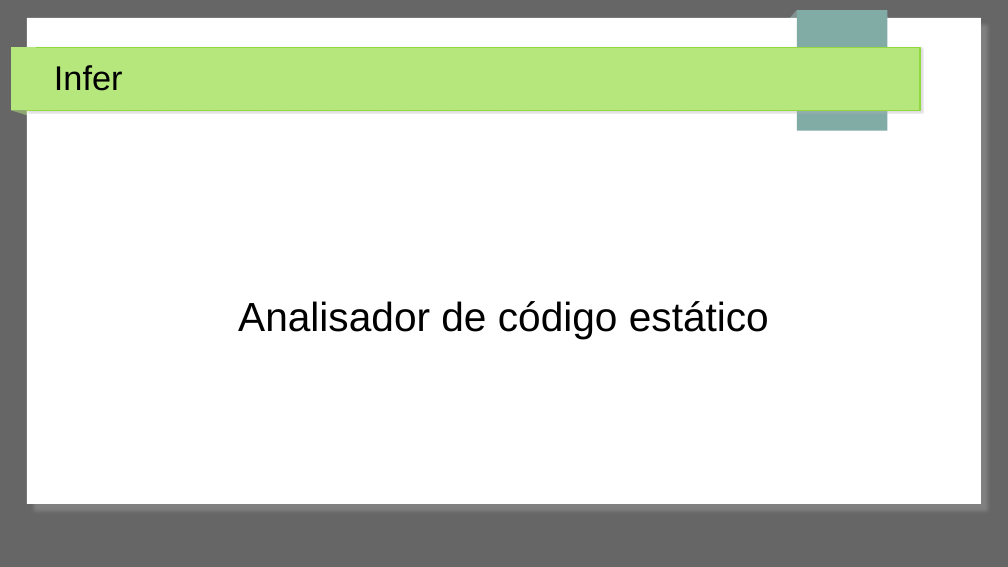
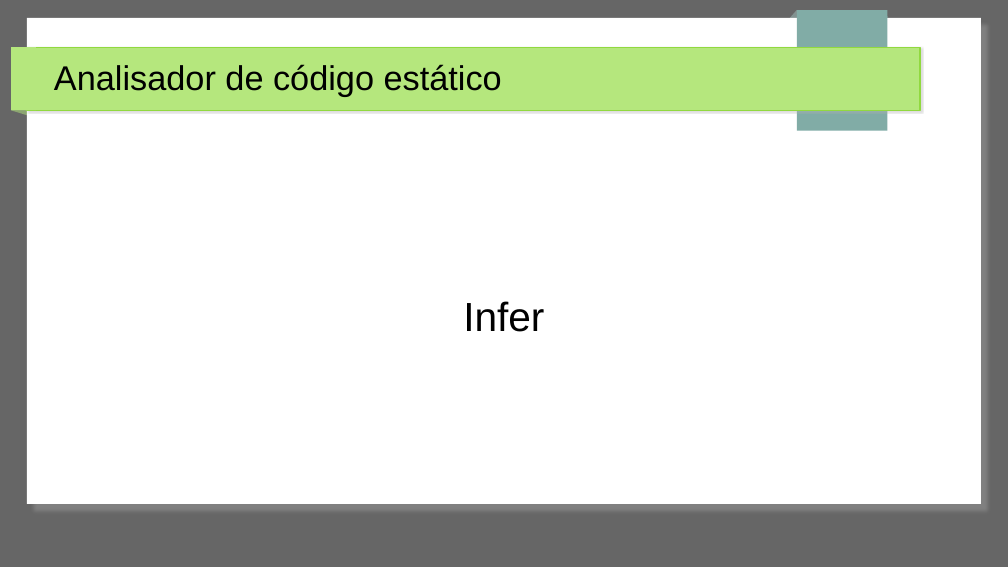
Before and after one commit to jpantonow/SB-T1-ANALISADORES, a slide deck: slide 1 of Slides.odp. Drawn at 1008x567 pixels with LibreOffice and Linux fonts; fonts in the diff are those of the drawing. Boxes give left, top, right and bottom in pixels: in the first picture for what was removed or moved away, otherwise in the second. Text is boxed around its words. In the diff, an @@ line names an element or a change of style, - is before the commit and + after.

```diff
--- a/Slides.odp
+++ b/Slides.odp
@@ title "Analisador de código estático": place and size @@
-title "Analisador de código estático" at [238, 301, 769, 338]
+title "Analisador de código estático" at [54, 64, 502, 96]
@@ title "Analisador de código estático" at [54, 64, 502, 96]: size 32 to 27 pt; alignment centre to left @@
@@ subtitle "Infer": place and size @@
-subtitle "Infer" at [54, 65, 123, 91]
+subtitle "Infer" at [463, 301, 544, 332]
@@ subtitle "Infer" at [463, 301, 544, 332]: size 27 to 32 pt; alignment left to centre @@
```
Also in this commit, not shown: 1 other slide changed.
